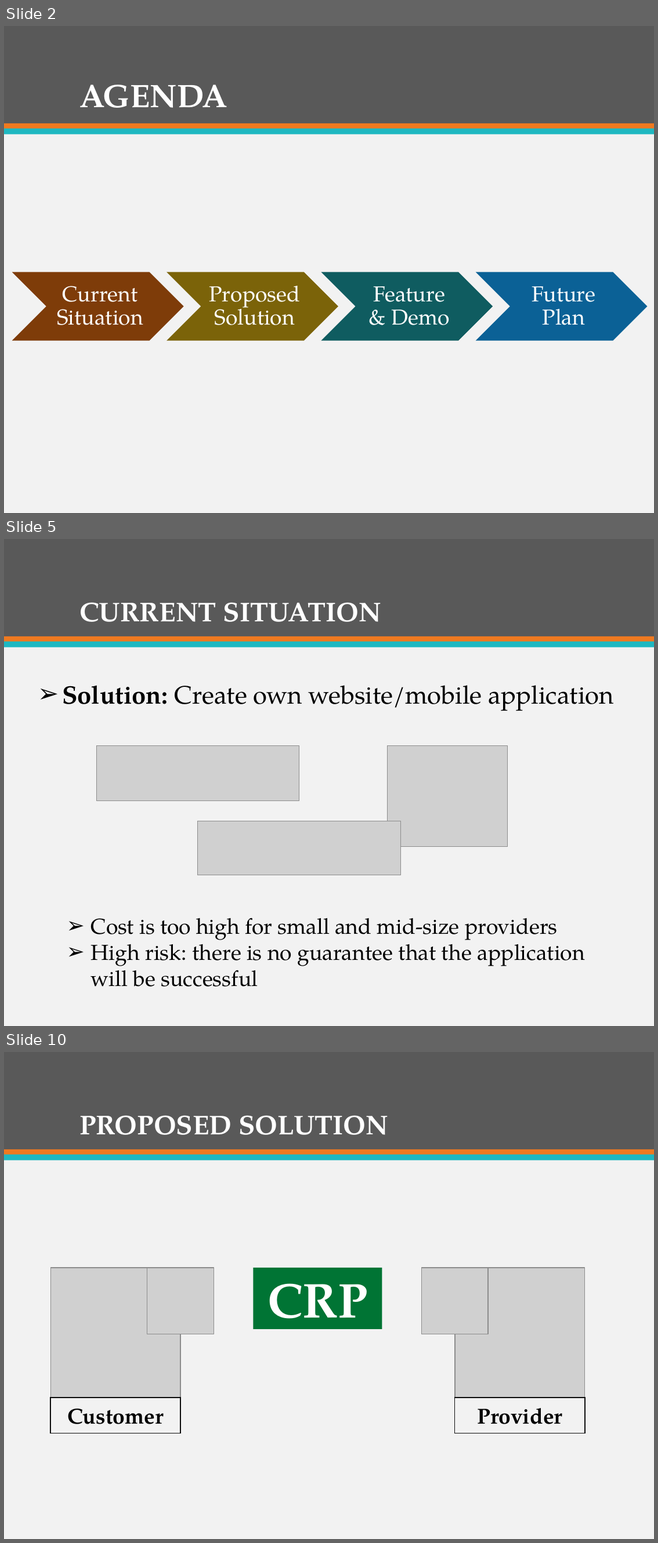
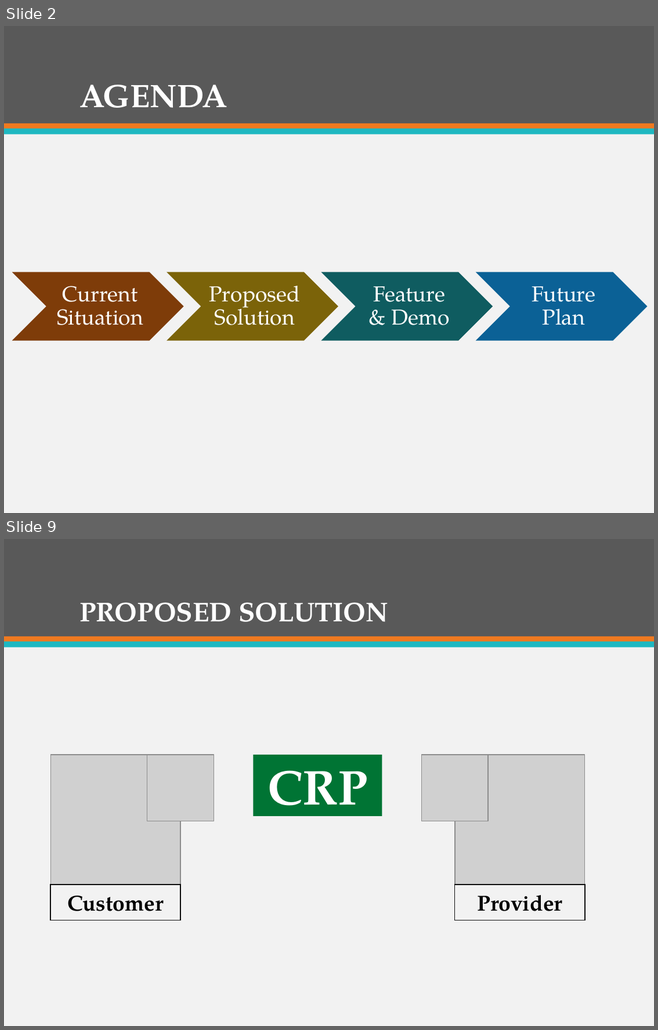
Before and after one commit to firzgard/CarRentalPortal, a slide deck: slide/CAR RENTAL PORTAL-Official.pptx. Shown one above the other, each under a label of ours: slides 2, 5 and 10 before the commit, slides 2 and 9 after it; the slides between them are not shown. The pictures are 658x1543 and 658x1030 pixels, drawn with LibreOffice and Linux fonts; fonts in the diff are those of the drawing; grey boxes stand for pictures. Boxes give left, top, right and bottom in pixels: in the first picture for what was removed or moved away, otherwise in the second. Text is boxed around its words. In the diff, an @@ line names an element or a change of style, - is before the commit and + after.

```diff
--- a/slide/CAR RENTAL PORTAL-Official.pptx
+++ b/slide/CAR RENTAL PORTAL-Official.pptx
@@ slide 5 removed at (x1=4, y1=539, x2=654, y2=1026), background #F2F2F2; not listed: 3 template elements that a slide beside it also shows @@
@@ title removed at (x1=79, y1=602, x2=381, y2=622) @@
-CURRENT SITUATION
@@ text removed at (x1=62, y1=685, x2=614, y2=711) @@
-➢ Solution: Create own website/mobile application
@@ picture removed at (x1=96, y1=745, x2=299, y2=801) @@
@@ picture removed at (x1=387, y1=745, x2=507, y2=847) @@
@@ picture removed at (x1=198, y1=821, x2=400, y2=875) @@
@@ text removed at (x1=91, y1=918, x2=584, y2=987) @@
-➢ Cost is too high for small and mid-size providers
-➢ High risk: there is no guarantee that the application will be successful
@@ what was slide 10 is now slide 9 @@
```
Also in this commit, not shown: 10 slides changed, 5 slides added, 5 other slides removed.
